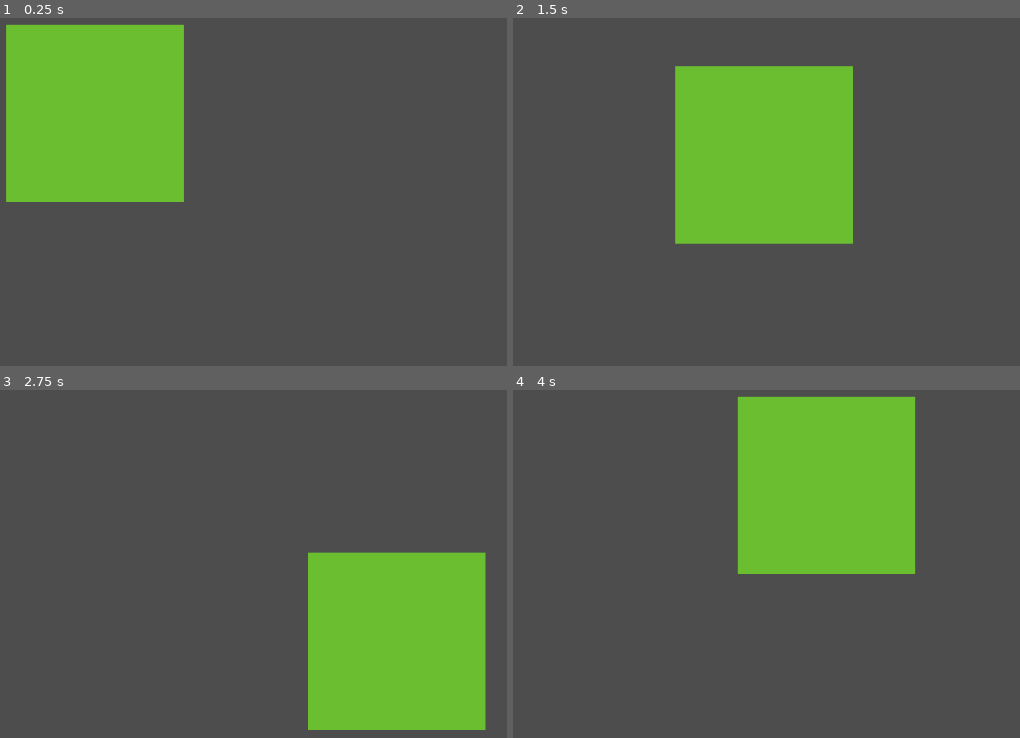
Above: before the commit, frames 1-4 (two rows, left to right).
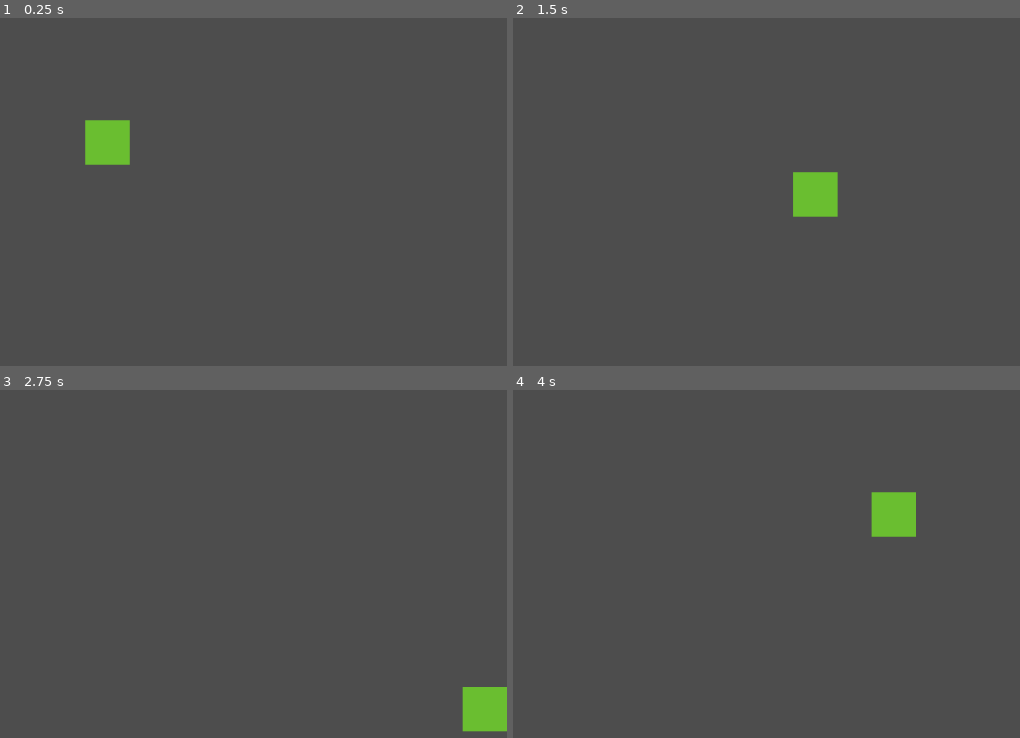
Above: after the commit, the same moments.

Repository: JRSiwiecki/godot-wild-jam-65
Game: Godot game, scene res://scenes/Game.tscn
Two runs of this game, one before a commit and one after it. Both use one fixed random seed, a clock stepped at 60 frames per second and the inputs below.
Inputs:
- Up to frame 1 (0.25 s): no input
- Up to frame 2 (1.5 s): tap Enter at 0.5 s; hold D (right) 0.53-1.28 s; hold S (down) from 1.28 s (still down)
- Up to frame 3 (2.75 s): release S (down) at 2.03 s; hold D (right) from 2.03 s (still down)
- Up to frame 4 (4 s): release D (right) at 2.78 s; hold W (up) 2.78-3.53 s; hold A (left) from 3.53 s (still down)

The runs differ from the first frame. In frame 1, 17% of the frame differs, in the area x 1-37%, y 2-53%; in frame 2, 17%; in frame 3, 18%, in the area x 60-100%, y 46-99%; in frame 4, 17%.

Commit message:
Add camera, make fullscreen, add quit on esc

Diff:
--- a/project.godot
+++ b/project.godot
@@ -14,6 +14,10 @@
 run/main_scene="res://scenes/Game.tscn"
 config/features=PackedStringArray("4.2", "Forward Plus")
 config/icon="res://icon.svg"
+
+[display]
+
+window/size/mode=3
 
 [input]
 
--- a/scenes/Game.tscn
+++ b/scenes/Game.tscn
@@ -1,8 +1,12 @@
-[gd_scene load_steps=2 format=3 uid="uid://hjag5isbtsj5"]
+[gd_scene load_steps=3 format=3 uid="uid://hjag5isbtsj5"]
 
+[ext_resource type="Script" path="res://scripts/Game.gd" id="1_dgiqo"]
 [ext_resource type="PackedScene" uid="uid://rgqlua35cw05" path="res://scenes/Player.tscn" id="1_lso4r"]
 
 [node name="Game" type="Node2D"]
+script = ExtResource("1_dgiqo")
 
 [node name="Player" parent="." instance=ExtResource("1_lso4r")]
-position = Vector2(558, 282)
+
+[node name="Camera2D" type="Camera2D" parent="."]
+zoom = Vector2(0.25, 0.25)
--- a/scenes/Player.tscn
+++ b/scenes/Player.tscn
@@ -11,7 +11,9 @@
 
 [node name="Sprite2D" type="Sprite2D" parent="."]
 texture = ExtResource("2_sifsv")
+metadata/_edit_lock_ = true
 
 [node name="CollisionShape2D" type="CollisionShape2D" parent="."]
 position = Vector2(0.5, 0)
 shape = SubResource("RectangleShape2D_m3qr5")
+metadata/_edit_lock_ = true
--- /dev/null
+++ b/scripts/Game.gd
@@ -0,0 +1,5 @@
+extends Node2D
+
+func _unhandled_input(event: InputEvent) -> void:
+	if Input.is_action_just_pressed("ui_cancel"):
+		get_tree().quit()
--- a/scripts/Player.gd
+++ b/scripts/Player.gd
@@ -1,6 +1,8 @@
 extends CharacterBody2D
 
-@export var speed = 300.0
+class_name Player
+
+@export var speed = 1500.0
 
 func _physics_process(delta: float) -> void:
 
